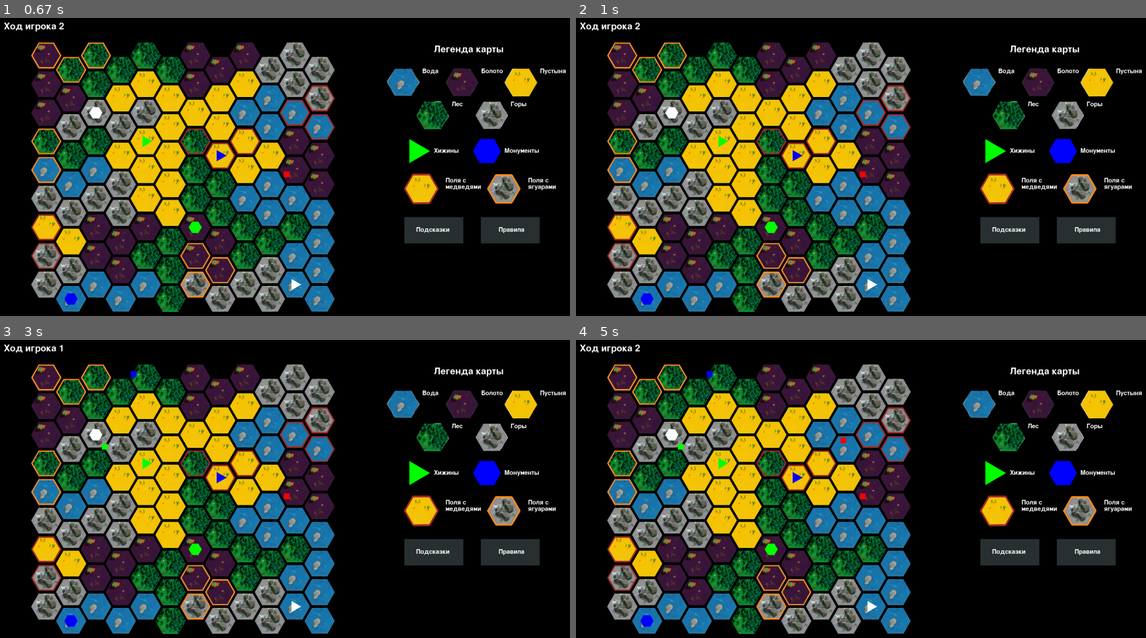
Above: before the commit, frames 1-4 (two rows, left to right).
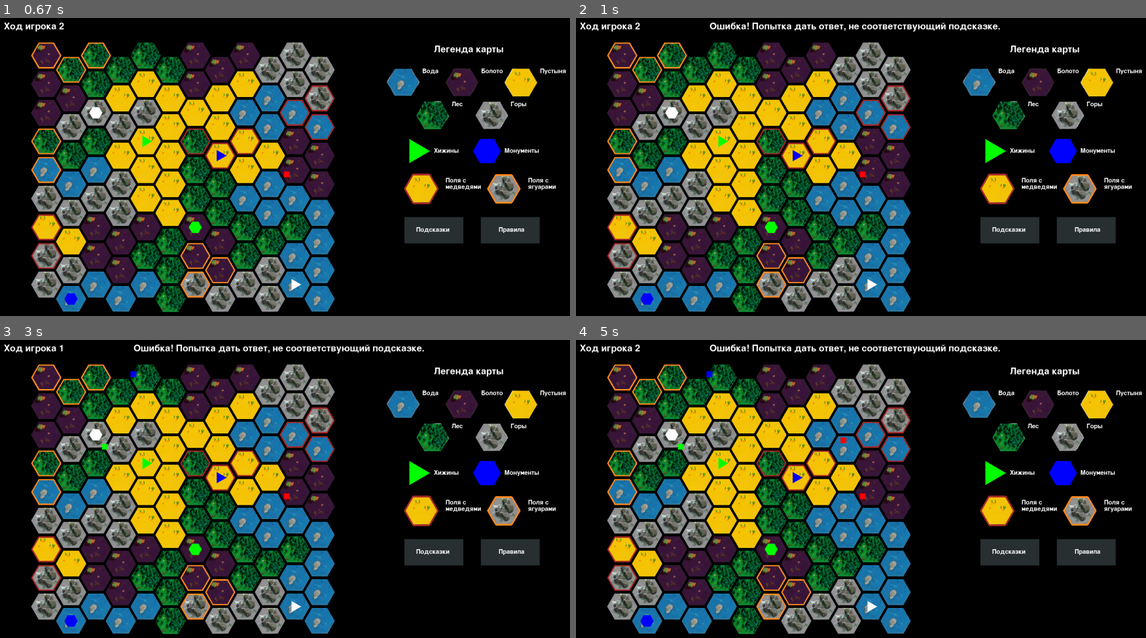
Above: after the commit, the same moments.

Repository: EkaterinaLotareva/Team_3_Programming_Projects_2025
Game: pygame game, started from main.py
The game is run twice, just before and just after one commit, with the same random seed, the same clock (stepped at 60 frames per second) and the same inputs.
Inputs (mouse positions are in pixels of both pictures, inside the frame that each line leads up to):
- Up to frame 1 (0.67 s): click (285, 172) at 0.38 s
- Up to frame 2 (1 s): click (718, 175) at 0.83 s
- Up to frame 3 (3 s): move the mouse to (102, 447) at 1.13 s; click (102, 447) at 1.42 s; move the mouse to (131, 372) at 1.83 s; click (131, 372) at 2.08 s; move the mouse to (148, 429) at 2.47 s; click (148, 429) at 2.72 s
- Up to frame 4 (5 s): move the mouse to (843, 441) at 3.83 s; click (843, 441) at 4.17 s; move the mouse to (781, 429) at 4.63 s; click (781, 429) at 4.92 s

Frame 1 is identical in both runs. In frame 2, 0.7% of the frame differs, in the area x 23-75%, y 1-5%; in frame 3, 0.7%; in frame 4, 0.7%.

Commit message:
Вывод ошибок

Diff:
--- a/game.py
+++ b/game.py
@@ -60,8 +60,7 @@
                         self.field.add_squares(logic_coords, self.turn % self.players)
                         return True
                 else:
-                    '''написать что место не соответствует подсказке'''
-                    pass
+                    self.view.draw_false_input()
 
 
     def process_mouse_click(self, event):
@@ -105,8 +104,8 @@
                 self.mouse_click_logic = None
                 self.player_asked = None
             else:
+                self.view.draw_false_answer()
                 '''написать что нельзя задать вопрос самому себе'''
-                pass
 
     def find(self):
         self.status['game_ended'] = True
--- a/view.py
+++ b/view.py
@@ -12,7 +12,7 @@
         self.field = field
         self.screen = screen
         self.place_for_turn = pygame.Surface((round(WIDTH * 0.2), round(HEIGHT * 0.05)))
-
+        self.place_for_text = pygame.Surface((round(WIDTH *0.55), round(HEIGHT * 0.05)))
         r = 2 * radius
         r_ = 2 * radius * np.cos(np.deg2rad(30))
 
@@ -101,6 +101,8 @@
     def draw_turn(self, player: int):
         '''пишет на основном экране надпись 'ход игрока (player)' '''
         self.place_for_turn.fill(BLACK)
+        self.place_for_text.fill(BLACK)
+        self.screen.blit(self.place_for_text, (round(WIDTH * 0.24), round(HEIGHT * 0.04)))
         s = 'Ход игрока ' + str(player)
         # print(s)
         text_of_turn = f1.render(s, True, WHITE)
@@ -183,11 +185,24 @@
         pygame.draw.polygon(self.screen, color, self.calculate_square_verticles((coords[0], coords[1]), r))
         pygame.display.update()
 
+    def draw_false_answer(self):
+        self.place_for_text.fill(BLACK)
+        text_false_answer = f1.render('Ошибка! Вопрос не может быть задан самому себе.', True, WHITE)
+        self.place_for_text.blit(text_false_answer, (0, 0))
+        self.screen.blit(self.place_for_text, (round(0.24*WIDTH), round(0.04*HEIGHT)))
+        pygame.display.update()
+
+    def draw_false_input(self):
+        self.place_for_text.fill(BLACK)
+        text_false_input = f1.render('Ошибка! Попытка дать ответ, не соответствующий подсказке.', True, WHITE)
+        self.place_for_text.blit(text_false_input, (0,0))
+        self.screen.blit(self.place_for_text, (round(0.24*WIDTH), round(0.04*HEIGHT)))
+        pygame.display.update()
+
     def greeting_screen(self):
         '''отрисовка приветственного экрана с краткими правилами игры, с надписью 'выберите количество игроков' и тремя
          кнопками : 3, 4 и 5, и кнопкой 'продолжить' '''
         self.screen.fill((0, 0, 0))
-        f1 = pygame.font.Font(None, 44)
         text_heading = f1.render('Криптид', True,
                                  (255, 255, 255))
         self.screen.blit(text_heading, (400, 500))
